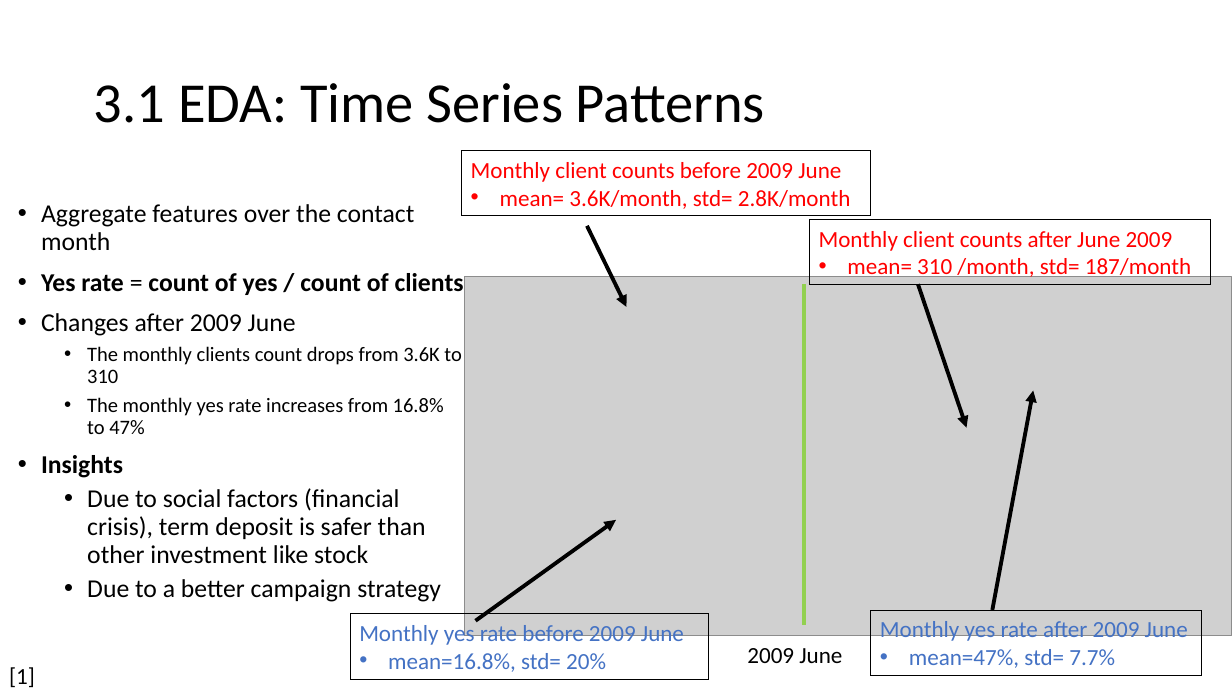
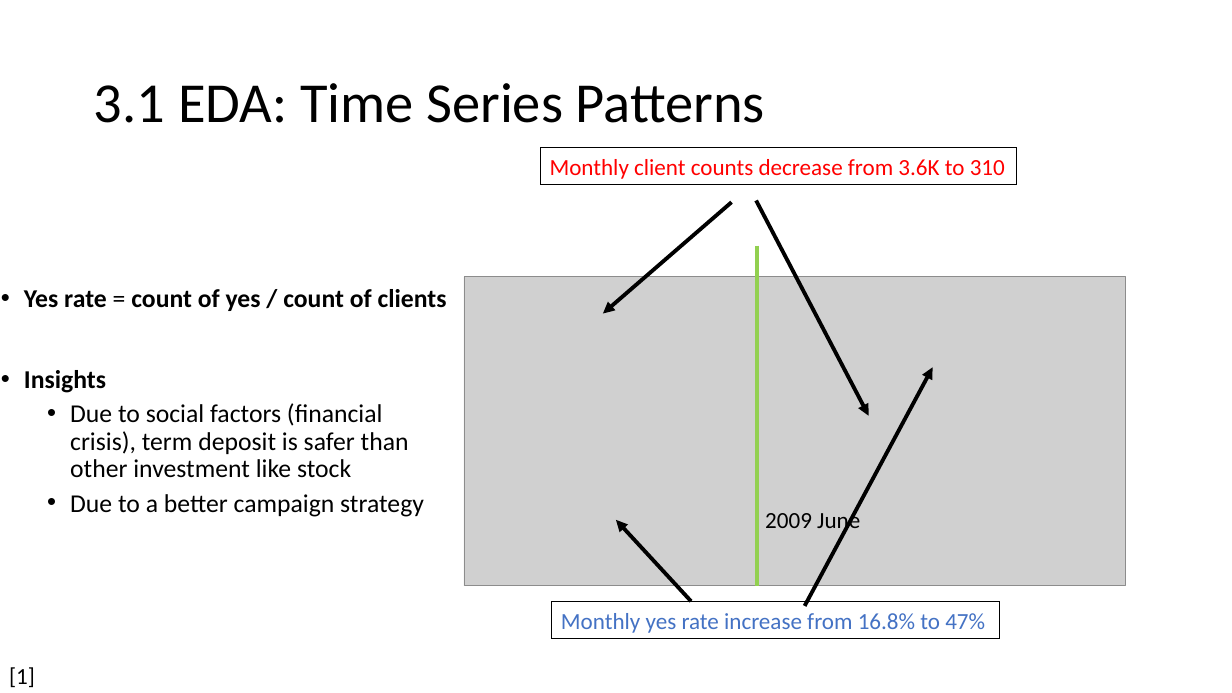
Before and after one commit to jianghan2013/UCI_data, a slide deck: slide 4 of ds_challenge_presentation_HanJiang.pptx. Drawn at 1232x693 pixels with LibreOffice and Linux fonts; fonts in the diff are those of the drawing; grey boxes stand for pictures. Boxes give left, top, right and bottom in pixels: in the first picture for what was removed or moved away, otherwise in the second. Text is boxed around its words. In the diff, an @@ line names an element or a change of style, - is before the commit and + after.

```diff
--- a/ds_challenge_presentation_HanJiang.pptx
+++ b/ds_challenge_presentation_HanJiang.pptx
@@ rectangle "Monthly client counts decrease from ..." resized from (x1=462, y1=151, x2=871, y2=216) to (x1=541, y1=148, x2=1017, y2=185) @@
@@ text in rectangle at (x1=550, y1=159, x2=1005, y2=179): text changed @@
-Monthly client counts before 2009 June
-• mean= 3.6K/month, std= 2.8K/month
+Monthly client counts decrease from 3.6K to 310
@@ text at (x1=41, y1=204, x2=415, y2=250): paragraph removed @@
-• Aggregate features over the contact month
@@ arrow moved from (587, 226) - (627, 307) to (732, 202) - (604, 313) @@
@@ arrow moved from (919, 285) - (967, 428) to (756, 201) - (869, 416) @@
@@ rectangle removed at (x1=810, y1=219, x2=1211, y2=285) @@
-Monthly client counts after June 2009
-• mean= 310 /month, std= 187/month
@@ line moved from (804, 285) - (804, 625) to (758, 246) - (758, 586) @@
@@ text "Yes rate = count of ..." moved from (x1=41, y1=204, x2=464, y2=602) to (x1=24, y1=289, x2=447, y2=517) @@
@@ picture resized from (x1=464, y1=277, x2=1232, y2=637) to (x1=464, y1=277, x2=1126, y2=586) @@
@@ text at (x1=41, y1=313, x2=461, y2=434): paragraphs removed @@
-• Changes after 2009 June
-  • The monthly clients count drops from 3.6K to 310
-  • The monthly yes rate increases from 16.8% to 47%
@@ arrow moved from (993, 610) - (1033, 391) to (805, 606) - (933, 368) @@
@@ text "2009 June" rewrapped from (x1=747, y1=648, x2=842, y2=663) to (x1=765, y1=509, x2=860, y2=535) @@
@@ arrow moved from (476, 621) - (616, 520) to (691, 602) - (616, 520) @@
@@ rectangle "Monthly yes rate increase from ..." resized from (x1=350, y1=614, x2=709, y2=679) to (x1=552, y1=602, x2=1000, y2=639) @@
@@ text in rectangle at (x1=561, y1=613, x2=985, y2=633): text changed @@
-Monthly yes rate before 2009 June
-• mean=16.8%, std= 20%
+Monthly yes rate increase from 16.8% to 47%
@@ rectangle removed at (x1=872, y1=610, x2=1202, y2=676) @@
-Monthly yes rate after 2009 June
-• mean=47%, std= 7.7%
```
Also in this commit, not shown: 7 other slides changed.
